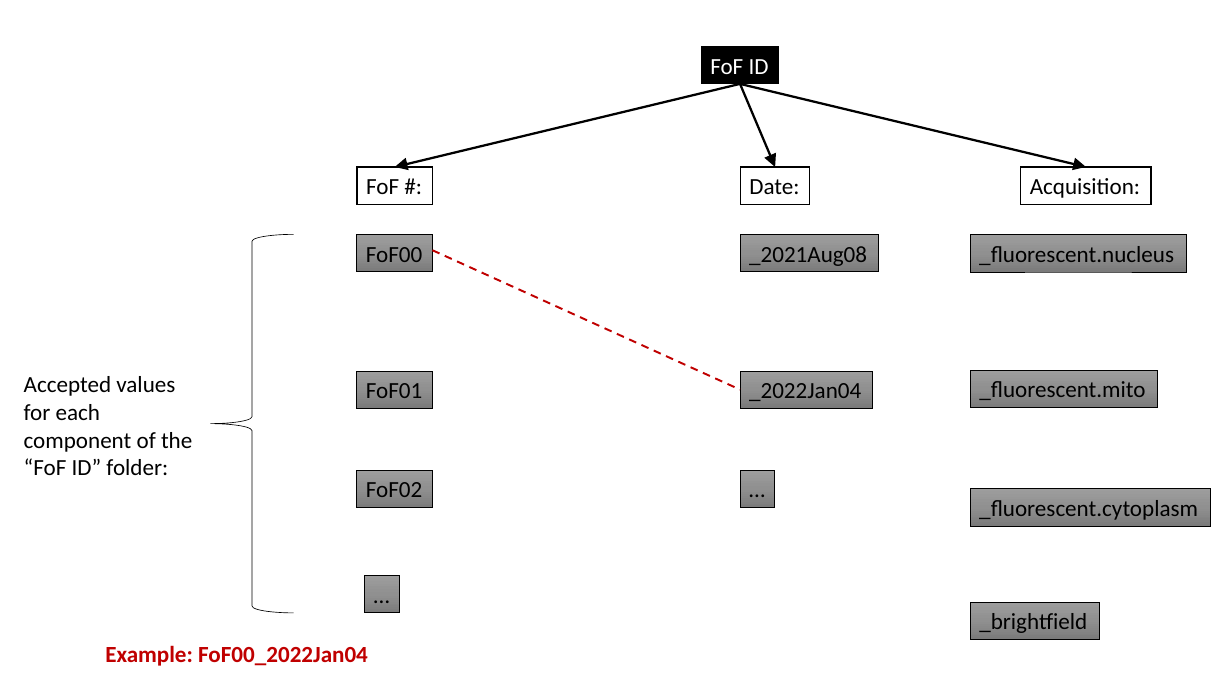
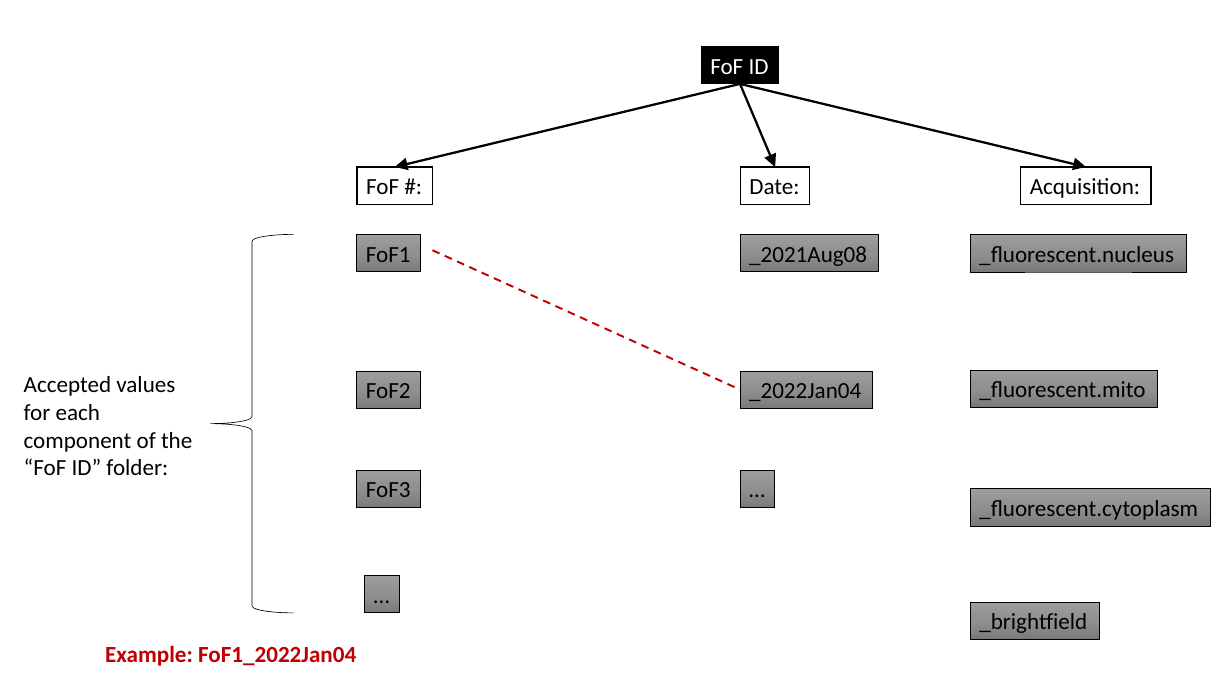
Before and after one commit to zsdqui/PMO_MeasuringFitnessperClone, a slide deck: slide 5 of 3DImaging_PipelineSetup_220229.pptx. Drawn at 1232x693 pixels with LibreOffice and Linux fonts; fonts in the diff are those of the drawing. Boxes give left, top, right and bottom in pixels: in the first picture for what was removed or moved away, otherwise in the second. Text is boxed around its words. In the diff, an @@ line names an element or a change of style, - is before the commit and + after.

```diff
--- a/3DImaging_PipelineSetup_220229.pptx
+++ b/3DImaging_PipelineSetup_220229.pptx
@@ rectangle "FoF1": place and size @@
-rectangle "FoF1" at [357,235,433,272]
+rectangle "FoF1" at [357,235,421,272]
@@ text in rectangle at [366,247,411,262]: text changed @@
-FoF00
+FoF1
@@ rectangle "FoF2": place and size @@
-rectangle "FoF2" at [357,371,433,408]
+rectangle "FoF2" at [357,371,421,408]
@@ text in rectangle at [366,383,411,398]: text changed @@
-FoF01
+FoF2
@@ rectangle "FoF3": place and size @@
-rectangle "FoF3" at [357,470,433,507]
+rectangle "FoF3" at [357,470,421,507]
@@ text in rectangle at [366,482,411,497]: text changed @@
-FoF02
+FoF3
@@ text at [105,645,356,666]: text changed @@
-Example: FoF00_2022Jan04
+Example: FoF1_2022Jan04
```
Also in this commit, not shown: 1 other slide changed, 2 slides added.
